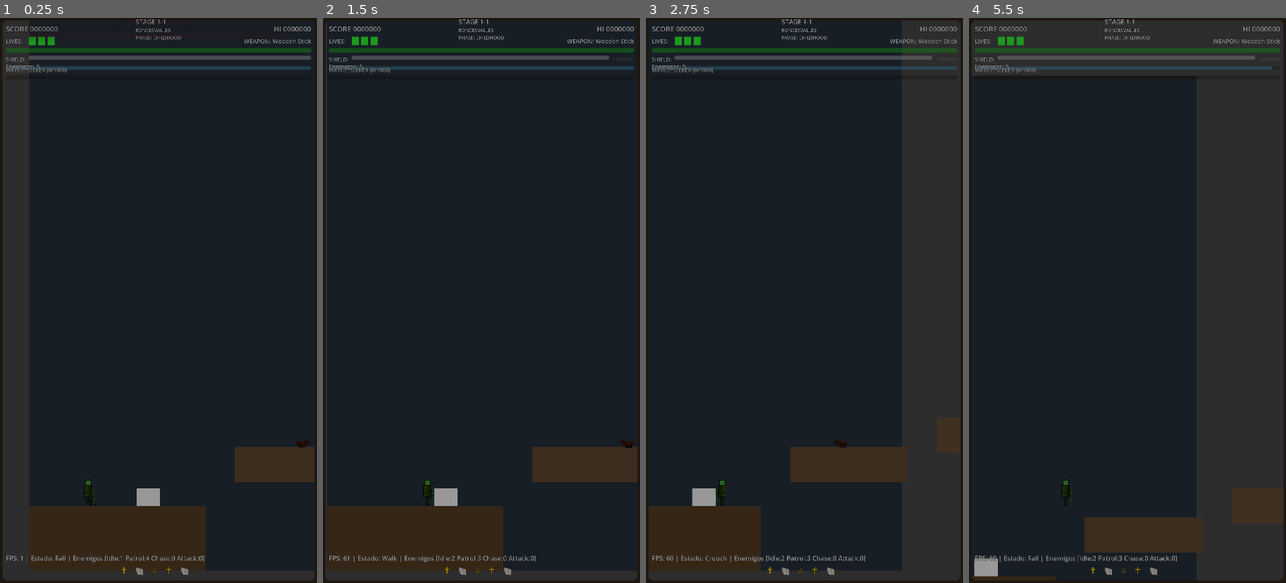
Above: before the commit, frames 1-4 (left to right).
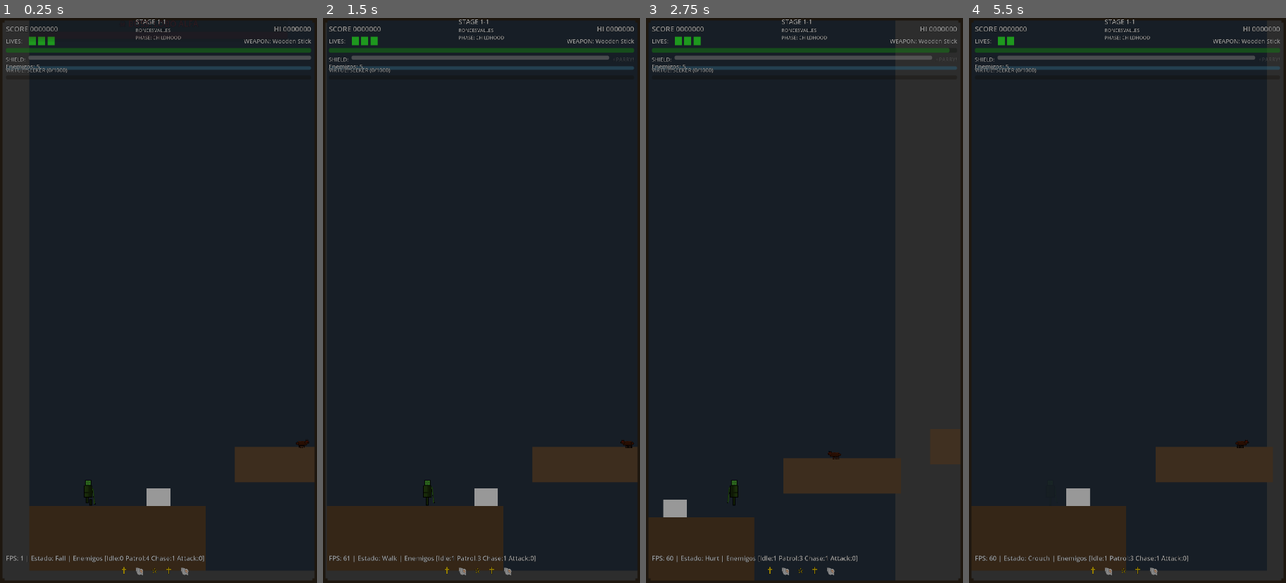
Above: after the commit, the same moments.

Repository: juanrafernandez/pilgrim
Game: Godot game, scene res://scenes/main/test_scene_enemies.tscn
The game is run twice, just before and just after one commit, with the same random seed, the same clock (stepped at 60 frames per second) and the same inputs. This scene is started directly instead of the project's main scene.
Inputs:
- Up to frame 1 (0.25 s): no input
- Up to frame 2 (1.5 s): tap Enter (ui_accept) at 0.5 s; hold Right (move_right) from 0.53 s (still down); tap S (attack) at 0.6 s; tap A (jump) at 0.77 s; tap Q (block) at 1.35 s
- Up to frame 3 (2.75 s): tap A (jump) at 1.52 s; release Right (move_right) at 2.03 s; hold Left (move_left) from 2.03 s (still down); hold Down (crouch) from 2.03 s (still down)
- Up to frame 4 (5.5 s): release Left (move_left) at 2.78 s; release Down (crouch) at 2.78 s; hold Right (move_right) 2.78-4.28 s; tap W (special) at 2.85 s; tap A (jump) at 3.02, 3.77, 4.52 s; tap S (attack) at 3.6 s; hold Left (move_left) 4.28-5.03 s; tap Q (block) at 4.35 s; hold Right (move_right) from 5.03 s (still down); hold Down (crouch) from 5.03 s (still down)

The runs differ from the first frame. In frame 1, 0.2% of the frame differs, in the area x 37-56%, y 83-97%; in frame 2, 0.5%; in frame 3, 3.2%; in frame 4, 8.2%, in the area x 0-99%, y 3-99%.
Error before the commit: Trying to assign value of type 'ColorRect' to a variable of type 'AnimatedSprite2D'. (res://scripts/enemies/enemy.gd:76)

Commit message:
fix(enemies): support both AnimatedSprite2D and ColorRect for sprite
Changed sprite type from AnimatedSprite2D to Node to support:
- Wolf: AnimatedSprite2D (with animations)
- Cow: ColorRect (placeholder solid color)

Fixes runtime error when cow tries to assign ColorRect to
AnimatedSprite2D typed variable

Diff:
--- a/scripts/enemies/enemy.gd
+++ b/scripts/enemies/enemy.gd
@@ -73,7 +73,7 @@
 var attack_timer: float = 0.0
 
 # Nodes (to be set by child classes or scene)
-@onready var sprite: AnimatedSprite2D = $Sprite if has_node("Sprite") else null
+@onready var sprite: Node = $Sprite if has_node("Sprite") else null  # Can be AnimatedSprite2D or ColorRect
 @onready var collision_shape: CollisionShape2D = $CollisionShape2D
 @onready var detection_area: Area2D = $DetectionArea if has_node("DetectionArea") else null
 @onready var contact_area: Area2D = $ContactArea if has_node("ContactArea") else null
